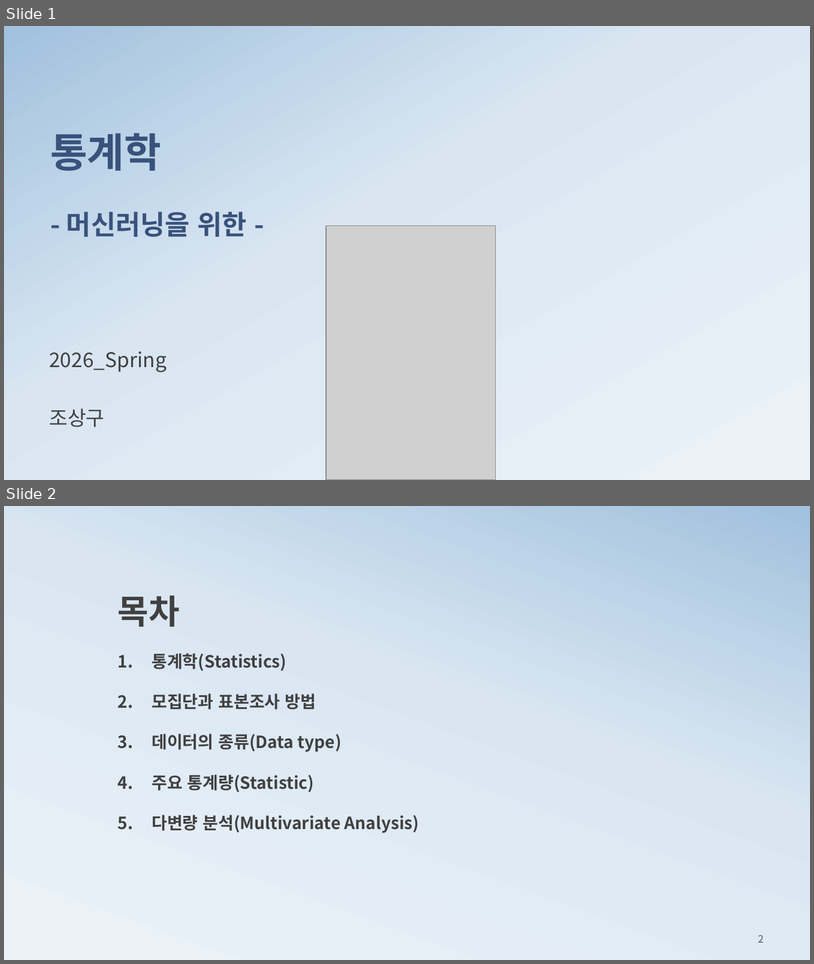
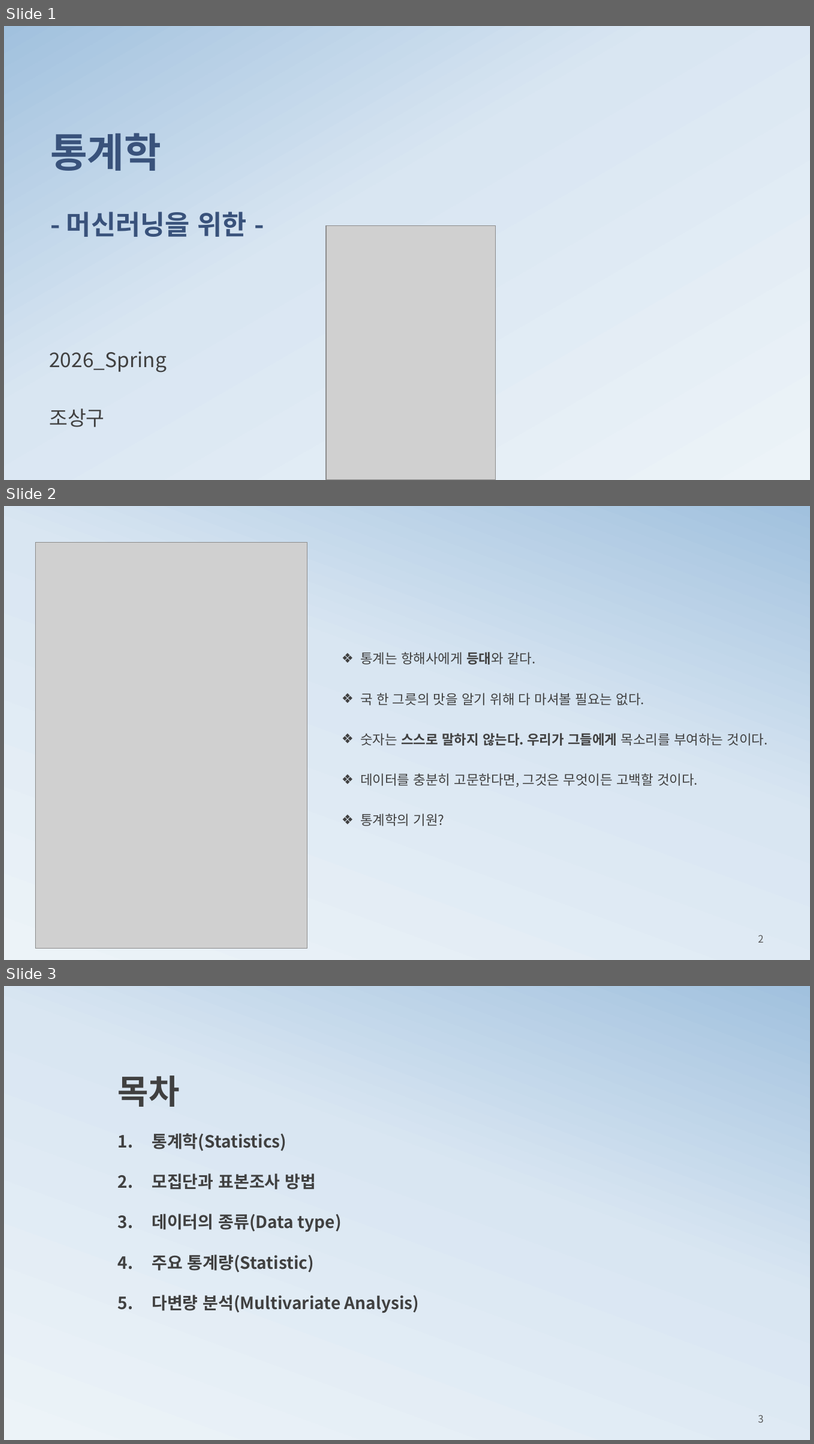
Before and after one commit to ancestor9/mathematics-for-machine-learning, a slide deck: 1_statistics for machine learning.pptx. Shown one above the other, each under a label of ours: slides 1 and 2 before the commit, slides 1, 2 and 3 after it. The pictures are 814x964 and 814x1444 pixels, drawn with LibreOffice and Linux fonts; fonts in the diff are those of the drawing; grey boxes stand for pictures; background and template pictures are left out. Boxes give left, top, right and bottom in pixels: in the first picture for what was removed or moved away, otherwise in the second. Text is boxed around its words. In the diff, an @@ line names an element or a change of style, - is before the commit and + after.

```diff
--- a/1_statistics for machine learning.pptx
+++ b/1_statistics for machine learning.pptx
@@ slide 2 added at (4,506,810,960), background gradient #ECF3F8 to #D9E6F2 to #A1C1DE @@
@@ picture added at (35,542,307,948) @@
@@ text added at (360,652,768,826), 16 pt, text #404040 @@
+❖ 통계는 항해사에게 등대와 같다.
+❖ 국 한 그릇의 맛을 알기 위해 다 마셔볼 필요는 없다.
+❖ 숫자는 스스로 말하지 않는다. 우리가 그들에게 목소리를 부여하는 것이다.
+❖ 데이터를 충분히 고문한다면, 그것은 무엇이든 고백할 것이다.
+❖ 통계학의 기원?
@@ page number added at (758,934,764,942), 12 pt, text #595959 @@
+2
@@ what was slide 2 is now slide 3 @@
@@ page number at (758,1414,764,1422): text changed @@
-2
+3
```
Also in this commit, not shown: 1 slide changed.
